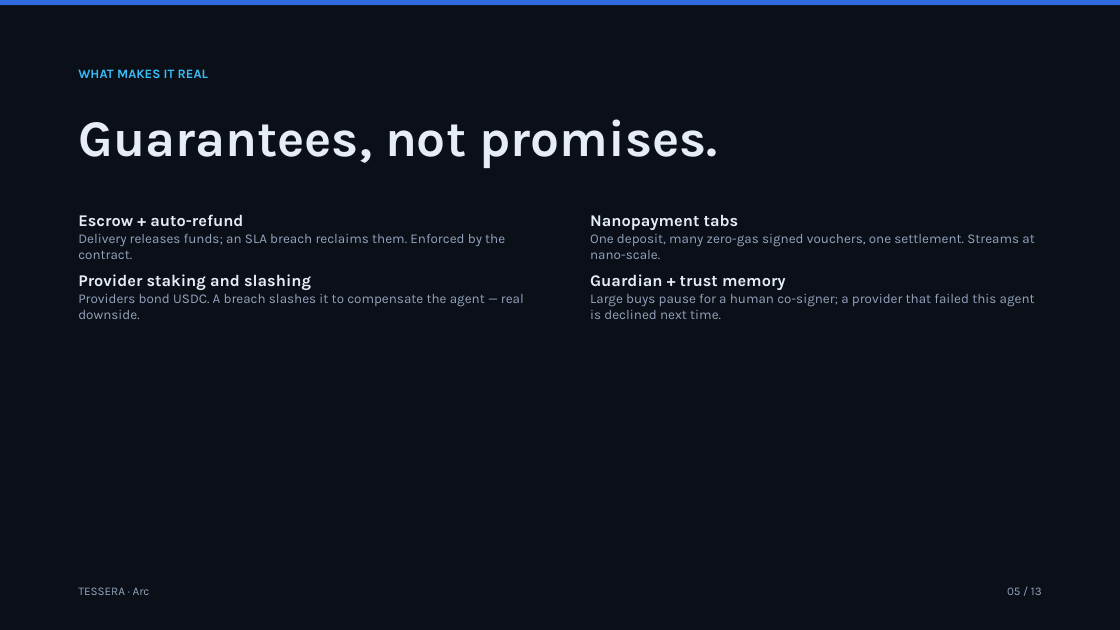
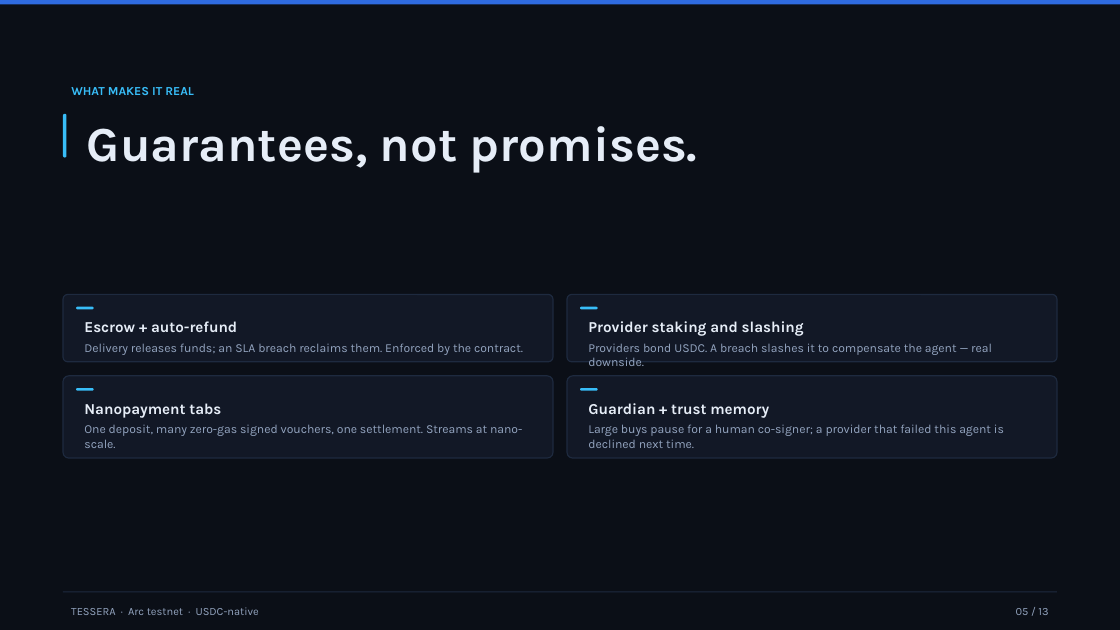
Before and after one commit to rgdtnhat/arc, a slide deck: slide 5 of docs/deck.pptx. Drawn at 1120x630 pixels with LibreOffice and Linux fonts; fonts in the diff are those of the drawing. Boxes give left, top, right and bottom in pixels: in the first picture for what was removed or moved away, otherwise in the second. Text is boxed around its words. In the diff, an @@ line names an element or a change of style, - is before the commit and + after.

```diff
--- a/docs/deck.pptx
+++ b/docs/deck.pptx
@@ text "WHAT MAKES IT REAL": place and size @@
-text "WHAT MAKES IT REAL" at <box>78,69,208,78</box>
+text "WHAT MAKES IT REAL" at <box>71,87,194,95</box>
@@ text "WHAT MAKES IT REAL" at <box>71,87,194,95</box>: size 11 to 10.5 pt @@
@@ rounded rectangle added at <box>63,113,66,157</box>, fill #38BDF8 @@
@@ text "Guarantees, not promises.": place and size @@
-text "Guarantees, not promises." at <box>78,119,717,168</box>
+text "Guarantees, not promises." at <box>87,126,698,173</box>
@@ text "Guarantees, not promises." at <box>87,126,698,173</box>: size 44 to 42 pt @@
@@ text at <box>590,214,1034,259</box>: paragraphs removed @@
-Nanopayment tabs
-One deposit, many zero-gas signed vouchers, one settlement. Streams at nano-scale.
@@ rounded rectangle added at <box>63,295,553,362</box>, fill #121826, outline #1E2A3F 1 pt @@
@@ text at <box>78,294,524,319</box>: paragraphs removed @@
-Provider staking and slashing
-Providers bond USDC. A breach slashes it to compensate the agent — real downside.
@@ rounded rectangle added at <box>567,295,1057,362</box>, fill #121826, outline #1E2A3F 1 pt @@
@@ text "Escrow + auto-refund": place and size @@
-text "Escrow + auto-refund" at <box>78,214,524,319</box>
+text "Escrow + auto-refund" at <box>84,321,523,355</box>
@@ text "Escrow + auto-refund" at <box>84,321,523,355</box>: size 14 to 13 pt in "Escrow + auto-refund"; size 11.5 to 10.5 pt in "Delivery releases funds; an SLA breach reclaims ..."; more space between paragraphs @@
@@ rounded rectangle added at <box>76,307,94,309</box>, fill #38BDF8 @@
@@ rounded rectangle added at <box>581,307,598,309</box>, fill #38BDF8 @@
@@ text added at <box>588,321,992,355</box>, 10.5 pt, text #93A4BF @@
+Provider staking and slashing
+Providers bond USDC. A breach slashes it to compensate the agent — real downside.
@@ rounded rectangle added at <box>63,376,553,458</box>, fill #121826, outline #1E2A3F 1 pt @@
@@ rounded rectangle added at <box>76,388,94,391</box>, fill #38BDF8 @@
@@ rounded rectangle added at <box>567,376,1057,458</box>, fill #121826, outline #1E2A3F 1 pt @@
@@ rounded rectangle added at <box>581,388,598,391</box>, fill #38BDF8 @@
@@ text added at <box>84,403,522,448</box>, 10.5 pt, text #93A4BF @@
+Nanopayment tabs
+One deposit, many zero-gas signed vouchers, one settlement. Streams at nano-scale.
@@ text "Guardian + trust memory": place and size @@
-text "Guardian + trust memory" at <box>590,214,1035,319</box>
+text "Guardian + trust memory" at <box>588,403,1004,448</box>
@@ text "Guardian + trust memory" at <box>588,403,1004,448</box>: size 14 to 13 pt in "Guardian + trust memory"; size 11.5 to 10.5 pt in "Large buys pause for a human co-signer; ..."; less space between paragraphs; more space between paragraphs @@
@@ rectangle added at <box>63,592,1057,592</box>, fill #1E2A3F @@
@@ text at <box>71,607,259,615</box>: text changed; size 10 to 9.5 pt @@
-TESSERA · Arc
+TESSERA · Arc testnet · USDC-native
@@ text "05 / 13": place and size @@
-text "05 / 13" at <box>1007,587,1042,595</box>
+text "05 / 13" at <box>1016,608,1048,615</box>
@@ text "05 / 13" at <box>1016,608,1048,615</box>: size 10 to 9.5 pt @@
```
Also in this commit, not shown: 12 other slides changed, 2 other files.
